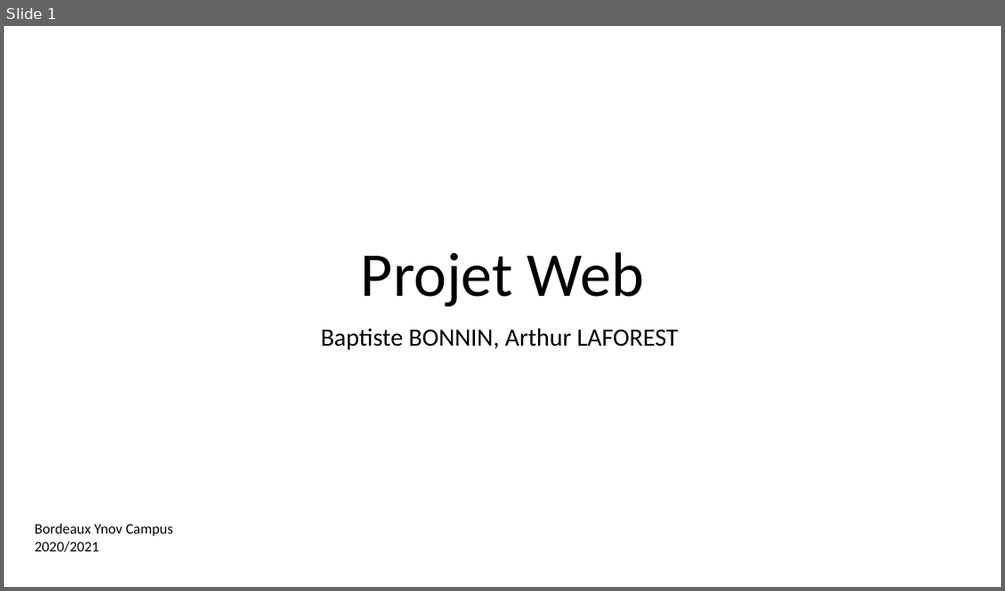
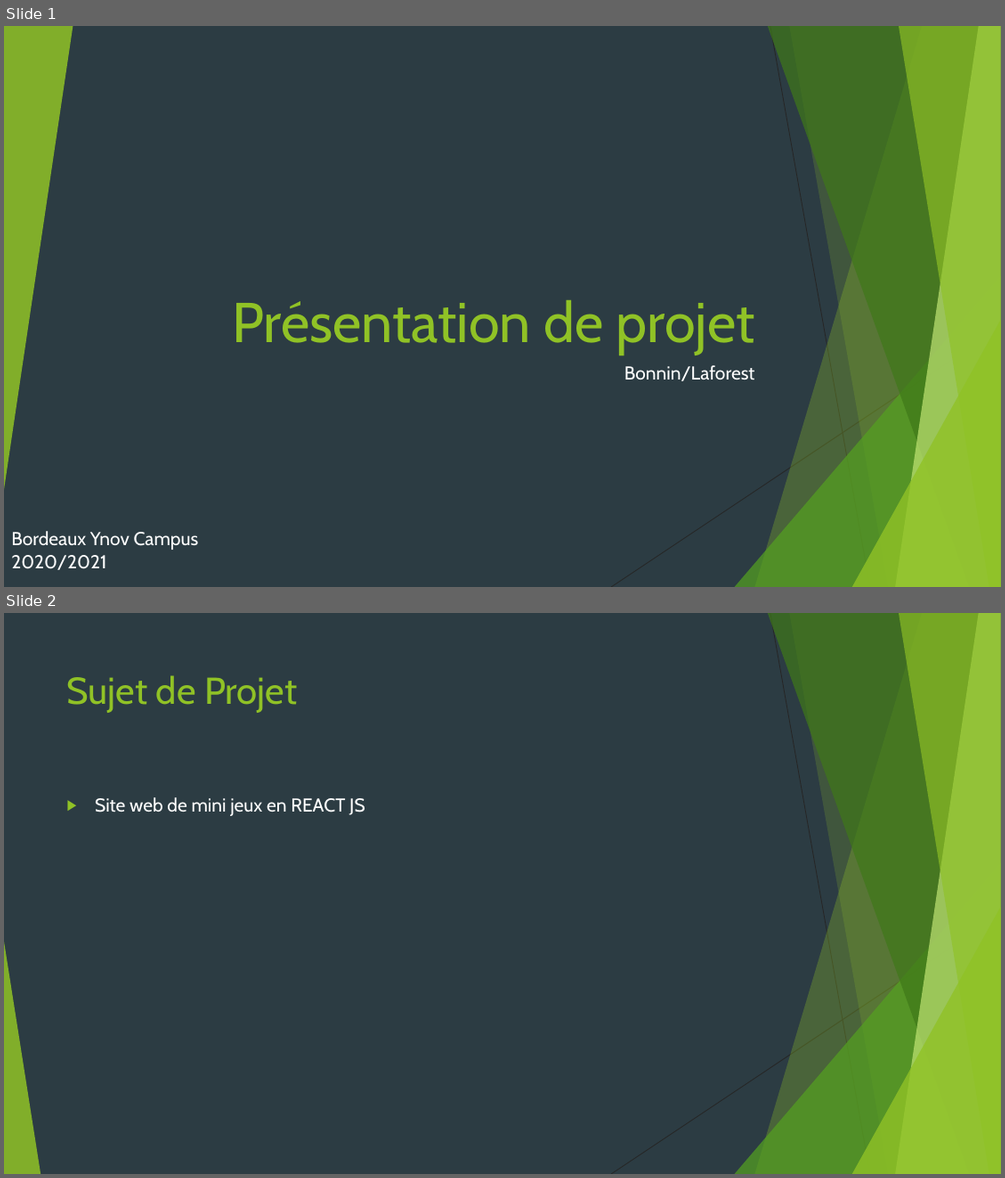
Before and after one commit to exender/projet-web, a slide deck: Presentation.pptx. Shown one above the other, each under a label of ours: slide 1 before the commit, slides 1 and 2 after it. The pictures are 1005x591 and 1005x1178 pixels, drawn with LibreOffice and Linux fonts; fonts in the diff are those of the drawing. Boxes give left, top, right and bottom in pixels: in the first picture for what was removed or moved away, otherwise in the second. Text is boxed around its words. In the diff, an @@ line names an element or a change of style, - is before the commit and + after.

```diff
--- a/Presentation.pptx
+++ b/Presentation.pptx
@@ slide 2 added at (x1=4, y1=613, x2=1001, y2=1174), background #2C3C43; not listed: 9 template elements that a slide beside it also shows @@
@@ title added at (x1=67, y1=675, x2=297, y2=713), 36 pt, text #90C226 @@
+Sujet de Projet
@@ text added at (x1=95, y1=797, x2=365, y2=816), 18 pt, text #FFFFFF @@
+▶ Site web de mini jeux en REACT JS
@@ triangle added at (x1=4, y1=941, x2=40, y2=1174), fill #90C226 at 85% opacity @@
@@ slide 1 changed as well @@
@@ background #FFFFFF to #2C3C43 @@
@@ group added at (x1=4, y1=26, x2=1001, y2=587): 5 freeform shapes, 3 triangles, 2 lines @@
@@ title at (x1=232, y1=300, x2=755, y2=354): text changed; size 60 to 54 pt; font Calibri to Cabin; text colour #000000 to #90C226 @@
-Projet Web
+Présentation de projet
@@ subtitle at (x1=624, y1=365, x2=755, y2=381): text changed; size 24 to 18 pt; font Calibri to Cabin; text colour #000000 to #FFFFFF @@
-Baptiste BONNIN, Arthur LAFOREST
+Bonnin/Laforest
@@ text at (x1=11, y1=531, x2=199, y2=570): text changed; size 14 to 18 pt; font Calibri to Cabin; text colour #000000 to #FFFFFF @@
-Bordeaux Ynov Campus
-2020/2021
+Bordeaux Ynov Campus 2020/2021
```
Also in this commit, not shown: 2 other slides added, 4 slides removed.
